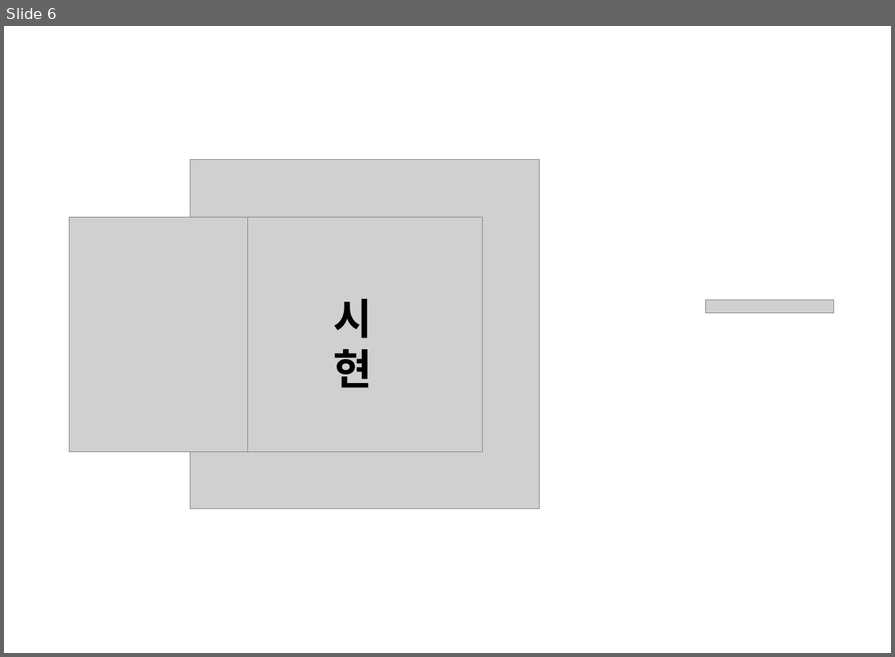
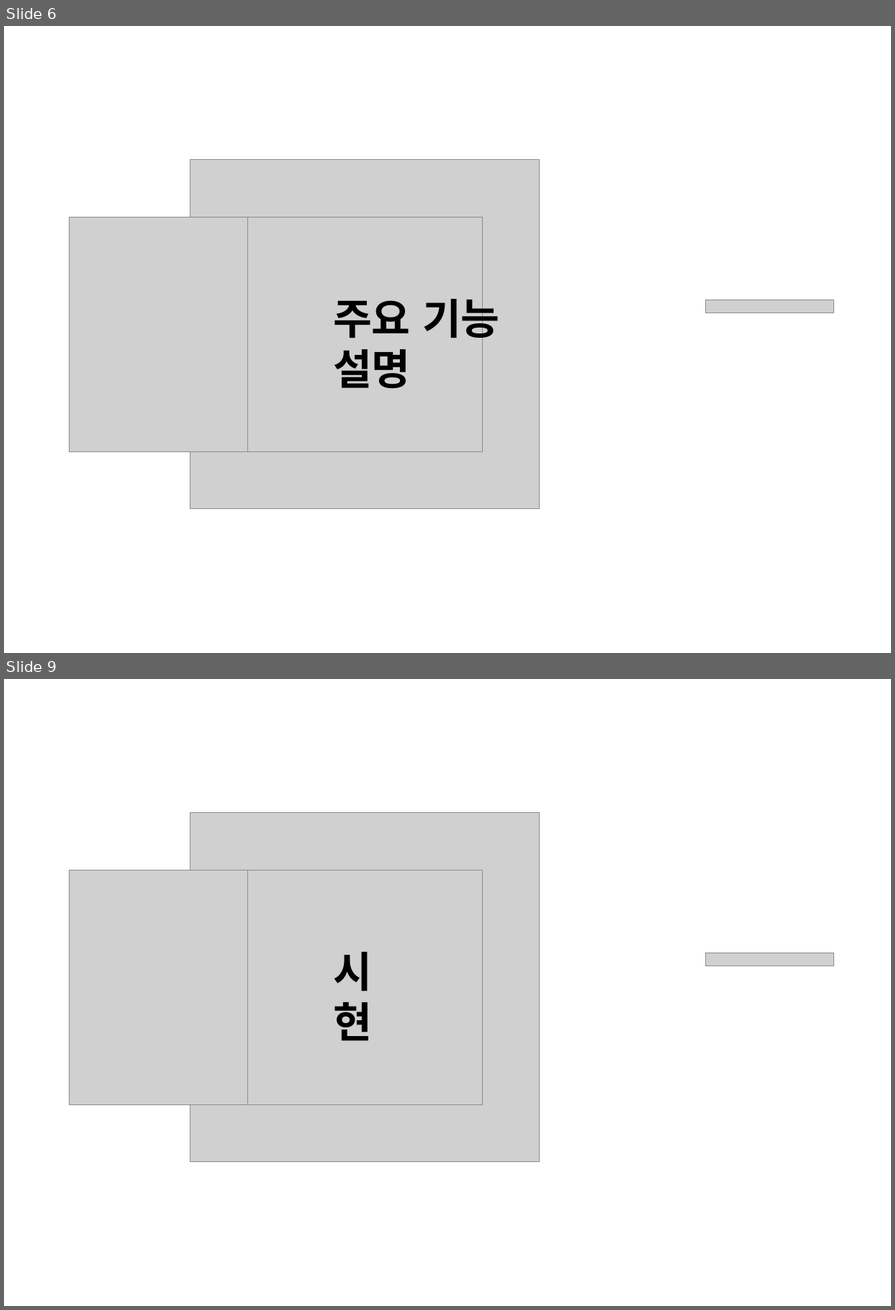
Before and after one commit to nunnunnu/miniProject, a slide deck: ppt/게시판 미니 프로젝트.pptx. Shown one above the other, each under a label of ours: slide 6 before the commit, slides 6 and 9 after it; the slides between them are not shown. The pictures are 895x657 and 895x1310 pixels, drawn with LibreOffice and Linux fonts; fonts in the diff are those of the drawing; grey boxes stand for pictures. Boxes give left, top, right and bottom in pixels: in the first picture for what was removed or moved away, otherwise in the second. Text is boxed around its words. In the diff, an @@ line names an element or a change of style, - is before the commit and + after.

```diff
--- a/ppt/게시판 미니 프로젝트.pptx
+++ b/ppt/게시판 미니 프로젝트.pptx
@@ slide 6 added at [4, 26, 891, 653], background #FFFFFF @@
@@ picture added at [190, 159, 540, 509] @@
@@ picture added at [70, 217, 304, 452] @@
@@ picture added at [247, 217, 481, 452] @@
@@ text added at [333, 291, 500, 388], 40 pt, text #000000, bold @@
+주요 기능 설명
@@ picture added at [705, 300, 834, 313] @@
@@ what was slide 6 is now slide 9 @@
```
Also in this commit, not shown: 1 slide changed, 2 other slides added, 1 slide removed.
